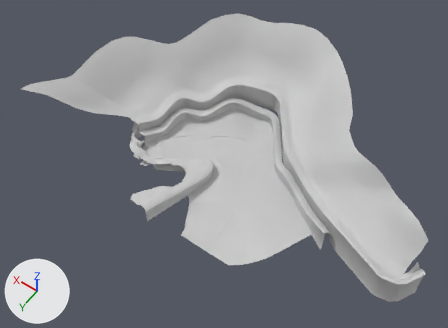
Before and after pictures for a commit that changed the FBX model Assets/Models/SOH Segment 1.fbx.
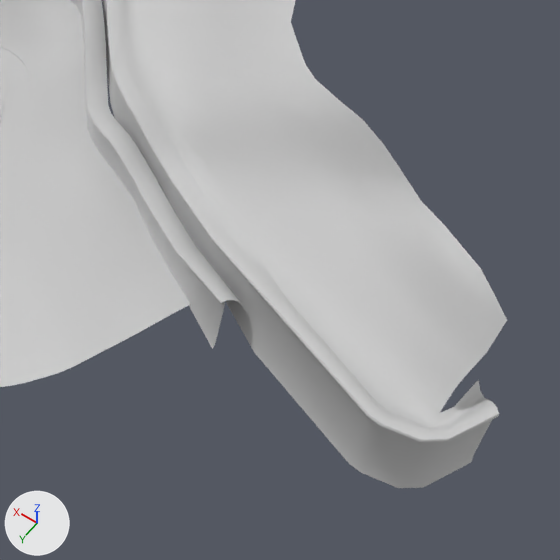
There are two pictures of each version: one whole from a 50 mm lens placed at (-24.2, 22.9, 37.3), pointed at (-7.9, 0.0, 1.3), one close up on the part from 54% to 100% of the width and 37% to 100% of the height. Arrows for +X, +Y and +Z are at lower left; the lights stay in place. Where no turn or scale is listed for an object, it has been applied to the vertices.
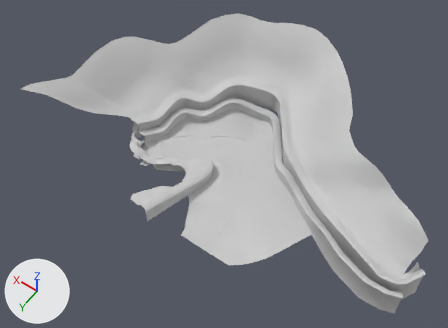
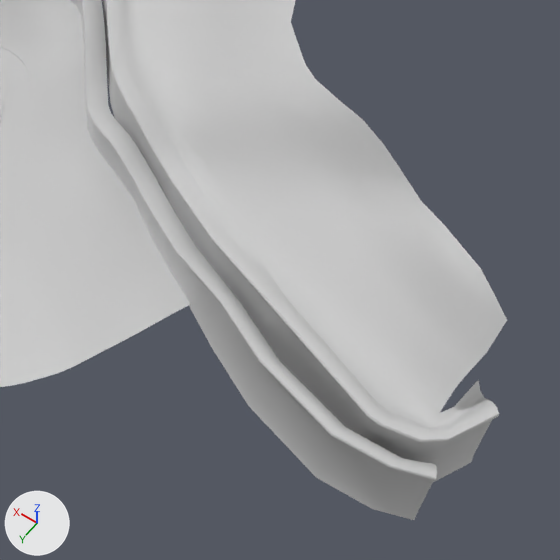
Where the change shows, as pixel boxes [x1, y1, x2, y2] in the close-ups (560 x 560 px):
'Box006', reshaped: before [70, 0, 240, 349]; after [70, 0, 437, 520]
part 1 of me_mesh_003, added: after [213, 300, 437, 520]

Diff of the bpy script that builds the scene:
```diff
--- a/Assets/Models/SOH Segment 1.fbx.py
+++ b/Assets/Models/SOH Segment 1.fbx.py
@@ me_mesh_003 @@
 # used by ob_box006; location = (-1.18, 1.07, 0.48)
-me_mesh_003.from_pydata(...)  # 689 vertices, 624 faces; spans x -16.2..0.5, y -7.9..0.5, z -0.5..2.0
+me_mesh_003.from_pydata(...)  # 745 vertices, 676 faces; spans x -22.1..0.5, y -7.9..2.5, z -0.5..2.7
+# me_mesh_003 part 1
+# 38 vertices are added at x -22.1..-17.5, y 1.4..2.5, z 0.3..2.7
+# 6 new vertices lie (-1.6, 1.2, 0.6) away from vertices in x -16.2..-15.9, y 0.0..0.5, z -0.3..1.9
+# 5 new vertices lie (-1.6, 1.2, 0.5) away from vertices in x -15.9, y 0.4..0.5, z 0.1..2.0
+# 7 new vertices lie (-2.2, 0.8, 0.2) away from vertices in x -17.5, y 1.6..1.7, z 0.6..2.5
+# 52 new faces join them
 me_mesh_003.materials.append(mat_soh_segment_1)
```
